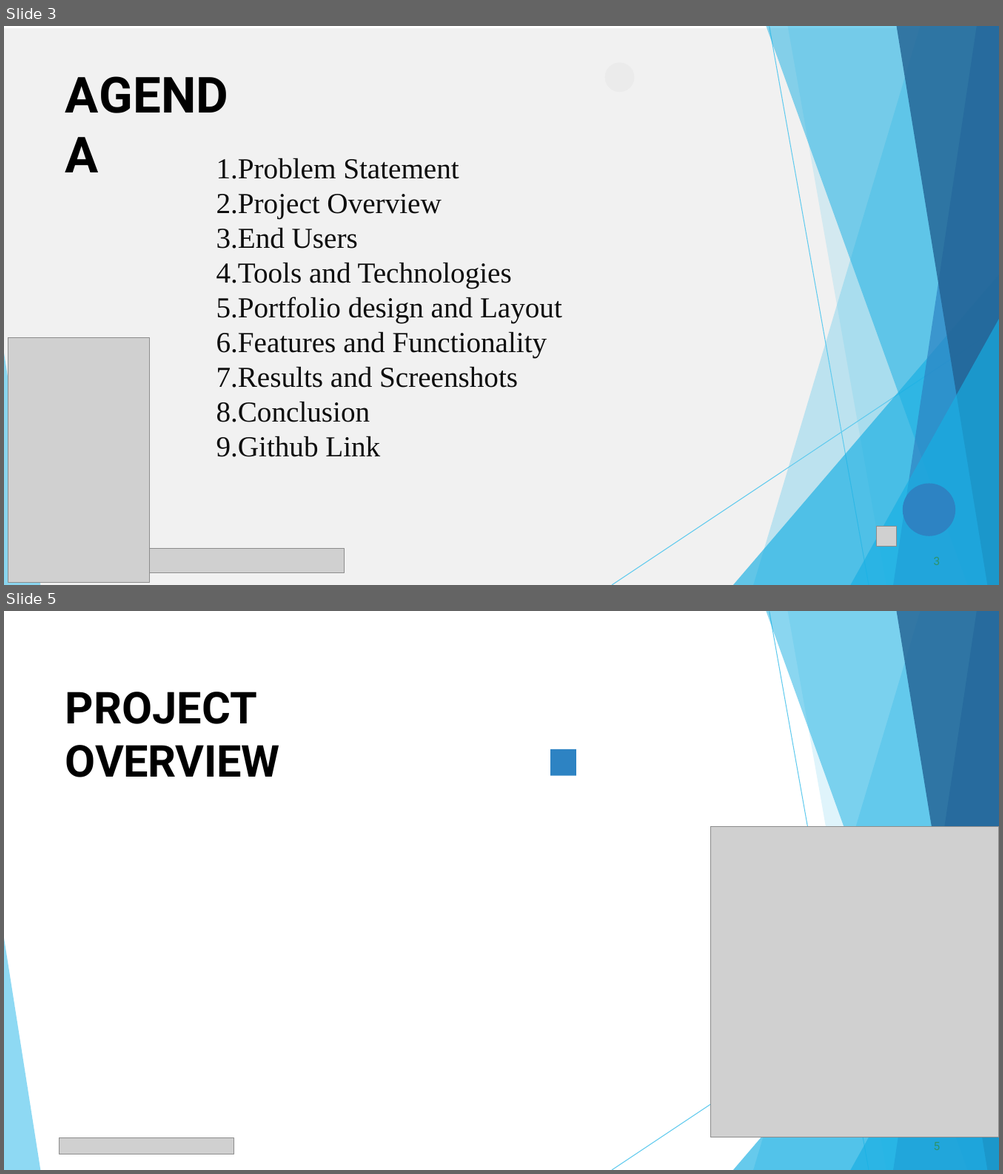
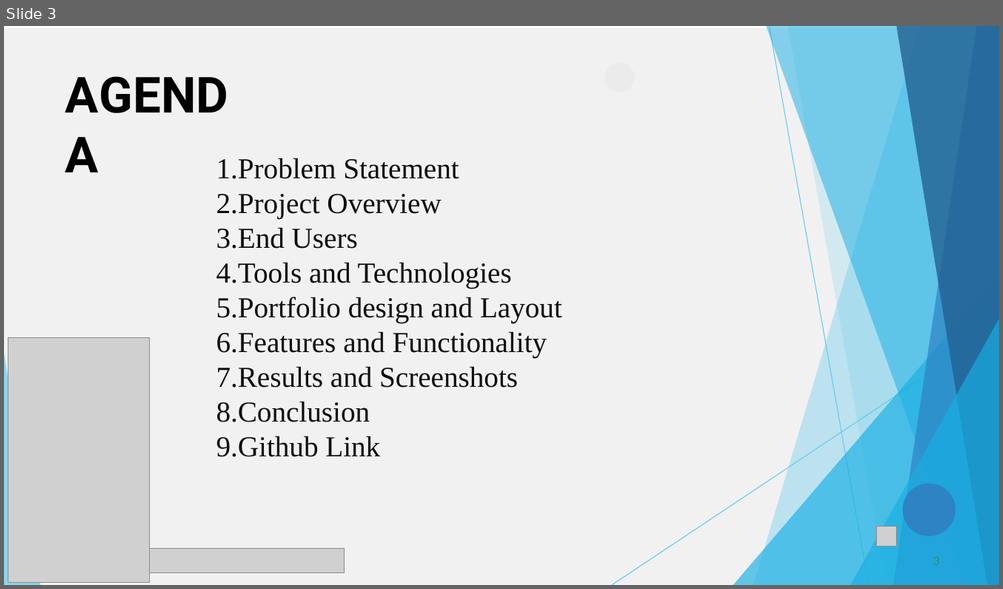
Before and after one commit to prabhakaran8518-ops/Priya-.p, a slide deck: PPT FWD TNSDC 2025 (1).pptx. Shown one above the other, each under a label of ours: slides 3 and 5 before the commit, slide 3 after it; the slides between them are not shown. The pictures are 1003x1174 and 1003x589 pixels, drawn with LibreOffice and Linux fonts; fonts in the diff are those of the drawing; grey boxes stand for pictures. Boxes give left, top, right and bottom in pixels: in the first picture for what was removed or moved away, otherwise in the second. Text is boxed around its words. In the diff, an @@ line names an element or a change of style, - is before the commit and + after.

```diff
--- a/PPT FWD TNSDC 2025 (1).pptx
+++ b/PPT FWD TNSDC 2025 (1).pptx
@@ slide 5 removed at [4,611,999,1170], background #FFFFFF @@
@@ freeform shape removed at [753,611,999,1170] @@
@@ freeform shape removed at [765,611,999,1170] @@
@@ freeform shape removed at [769,612,869,1170] @@
@@ freeform shape removed at [788,611,999,1170] @@
@@ freeform shape removed at [893,611,999,1170] @@
@@ freeform shape removed at [896,611,999,1170] @@
@@ title removed at [65,692,280,777] @@
-PROJECT OVERVIEW
@@ freeform shape removed at [550,749,575,775] @@
@@ picture removed at [711,827,999,1139] @@
@@ freeform shape removed at [733,860,999,1170] @@
@@ freeform shape removed at [612,912,999,1170] @@
@@ freeform shape removed at [850,904,999,1170] @@
@@ freeform shape removed at [4,939,40,1170] @@
@@ picture removed at [60,1139,234,1155] @@
@@ page number removed at [933,1142,940,1150] @@
-5
```
Also in this commit, not shown: 8 slides changed, 2 slides added, 1 other slide removed.
